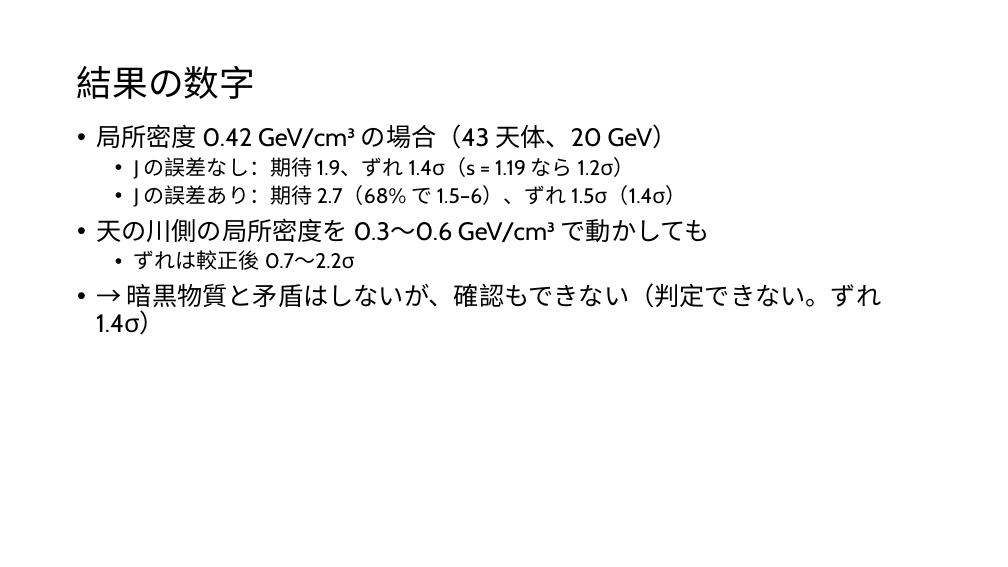
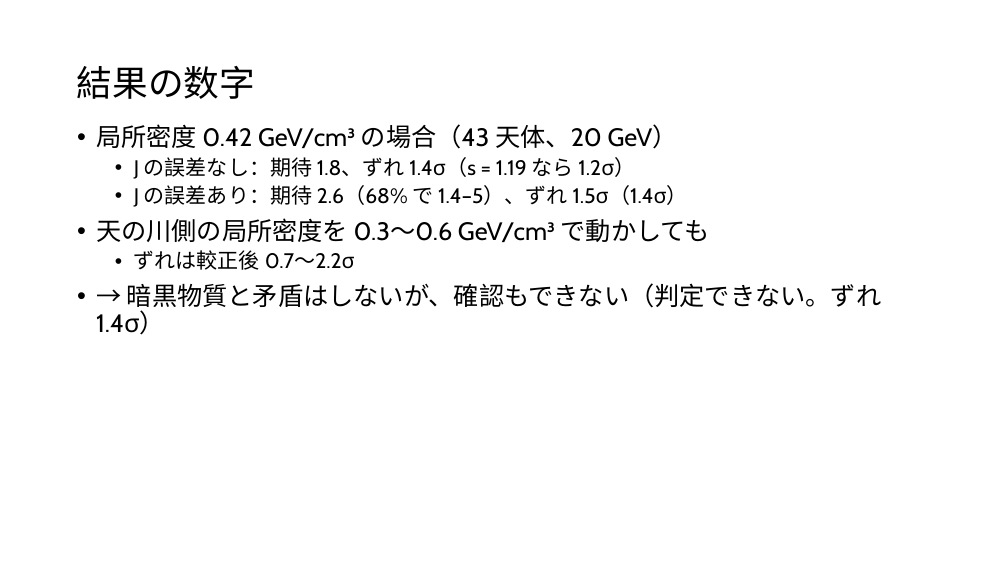
Before and after one commit to Mikann20041029/darkmatter-slides, a slide deck: slide 46 of slides/2026-10-03_研究進捗報告_claude_夕方版.pptx. Drawn at 1008x567 pixels with LibreOffice and Linux fonts; fonts in the diff are those of the drawing. Boxes give left, top, right and bottom in pixels: in the first picture for what was removed or moved away, otherwise in the second. Text is boxed around its words. In the diff, an @@ line names an element or a change of style, - is before the commit and + after.

```diff
--- a/slides/2026-10-03_研究進捗報告_claude_夕方版.pptx
+++ b/slides/2026-10-03_研究進捗報告_claude_夕方版.pptx
@@ text at <box>134,157,688,207</box>: text changed @@
-  • J の誤差なし：期待 1.9、ずれ 1.4σ（s = 1.19 なら 1.2σ）
-  • J の誤差あり：期待 2.7（68% で 1.5–6）、ずれ 1.5σ（1.4σ）
+  • J の誤差なし：期待 1.8、ずれ 1.4σ（s = 1.19 なら 1.2σ）
+  • J の誤差あり：期待 2.6（68% で 1.4–5）、ずれ 1.5σ（1.4σ）
```
Also in this commit, not shown: 3 other slides changed.
